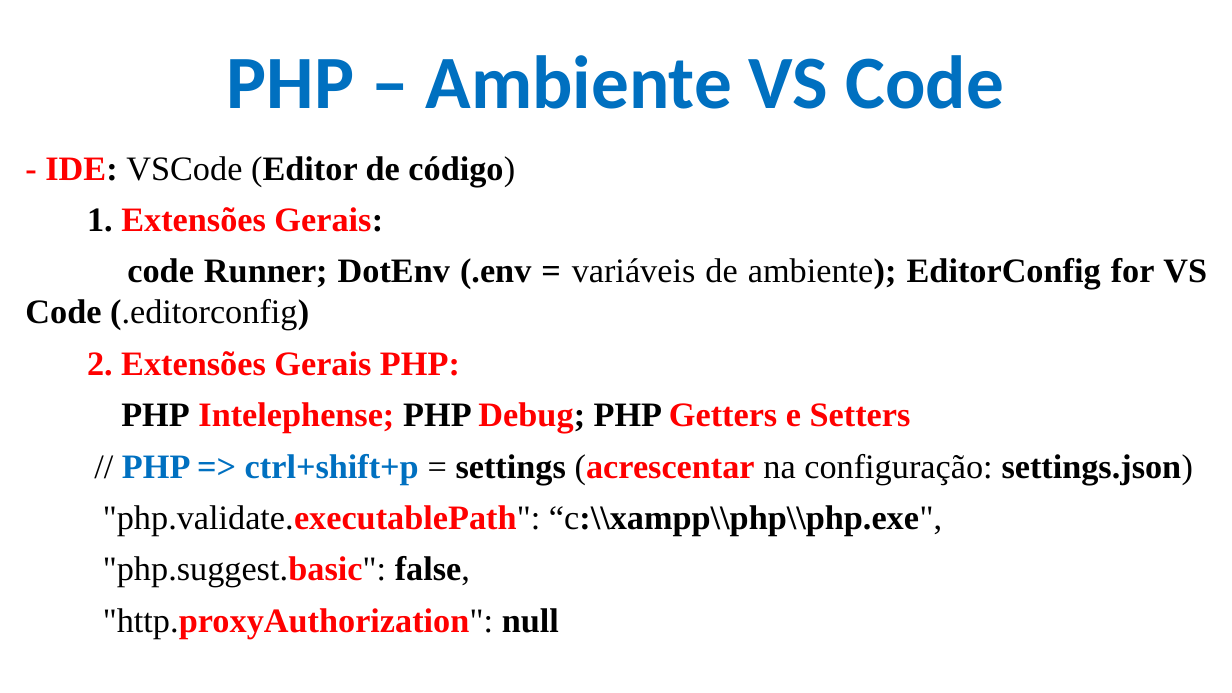
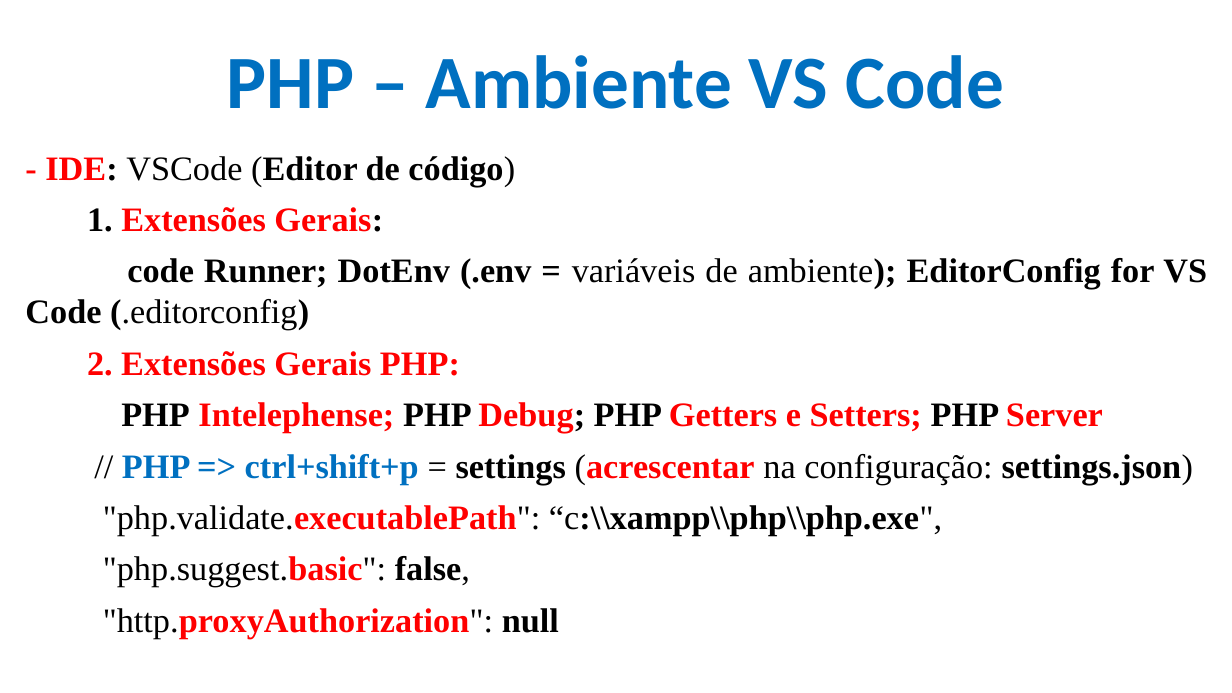
Before and after one commit to CloudEducationBrazil/WydenDesenvolvimentoWebPHP, a slide deck: slide 12 of 01 Classes/Aula 12 e 13 Desenvolvimento Web PHP - PHP.pptx. Drawn at 1232x693 pixels with LibreOffice and Linux fonts; fonts in the diff are those of the drawing; background and template pictures are left out. Boxes give left, top, right and bottom in pixels: in the first picture for what was removed or moved away, otherwise in the second. Text is boxed around its words. In the diff, an @@ line names an element or a change of style, - is before the commit and + after.

```diff
--- a/01 Classes/Aula 12 e 13 Desenvolvimento Web PHP - PHP.pptx
+++ b/01 Classes/Aula 12 e 13 Desenvolvimento Web PHP - PHP.pptx
@@ text at <box>121,402,1103,433</box>: text changed @@
-PHP Intelephense; PHP Debug; PHP Getters e Setters
+PHP Intelephense; PHP Debug; PHP Getters e Setters; PHP Server
```
Also in this commit, not shown: 8 other slides changed.
